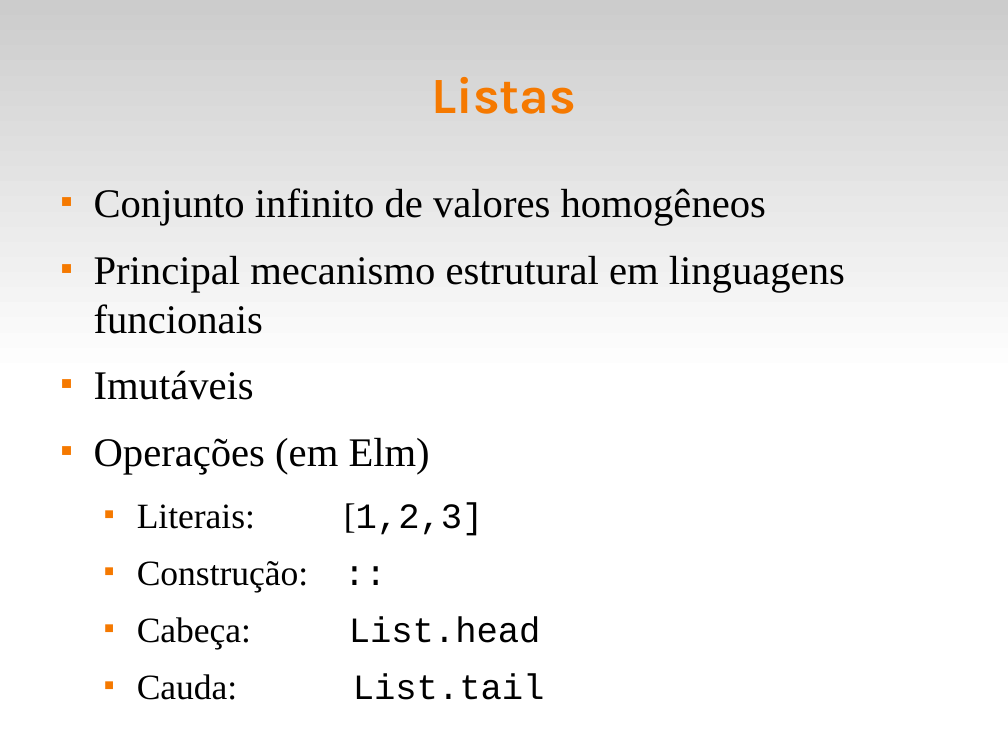
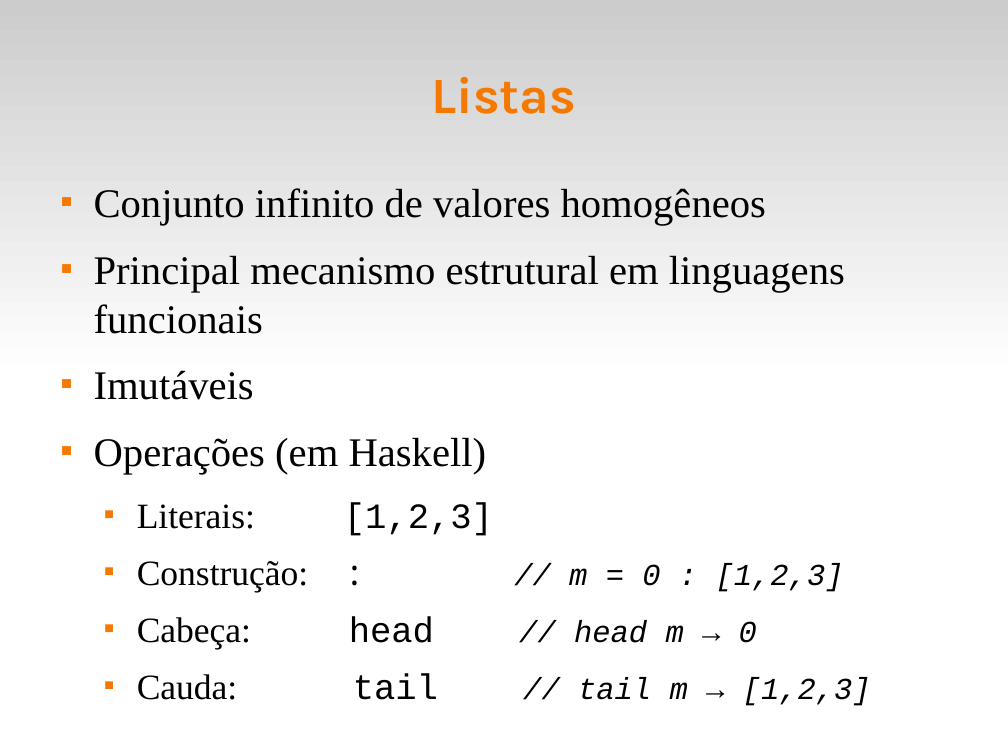
Before and after one commit to fsantanna-uerj/EDL, a slide deck: slide 6 of slides/edl-10-fun.odp. Drawn at 1008x756 pixels with LibreOffice and Linux fonts; fonts in the diff are those of the drawing. Boxes give left, top, right and bottom in pixels: in the first picture for what was removed or moved away, otherwise in the second. Text is boxed around its words. In the diff, an @@ line names an element or a change of style, - is before the commit and + after.

```diff
--- a/slides/edl-10-fun.odp
+++ b/slides/edl-10-fun.odp
@@ text at [94,437,487,474]: text changed @@
-■ Operações (em Elm)
+■ Operações (em Haskell)
@@ text at [137,504,255,529]: font Times New Roman to Courier New in "[1,2,3]" @@
@@ text at [137,561,871,706]: text changed; size 28 to 24 pt; font Times New Roman to Courier New; italic on @@
-  ■ Construção: ::
-  ■ Cabeça: List.head
-  ■ Cauda: List.tail
+  ■ Construção: : // m = 0 : [1,2,3]
+  ■ Cabeça: head // head m → 0
+  ■ Cauda: tail // tail m → [1,2,3]
```
Also in this commit, not shown: 5 other slides changed, 4 other files.
